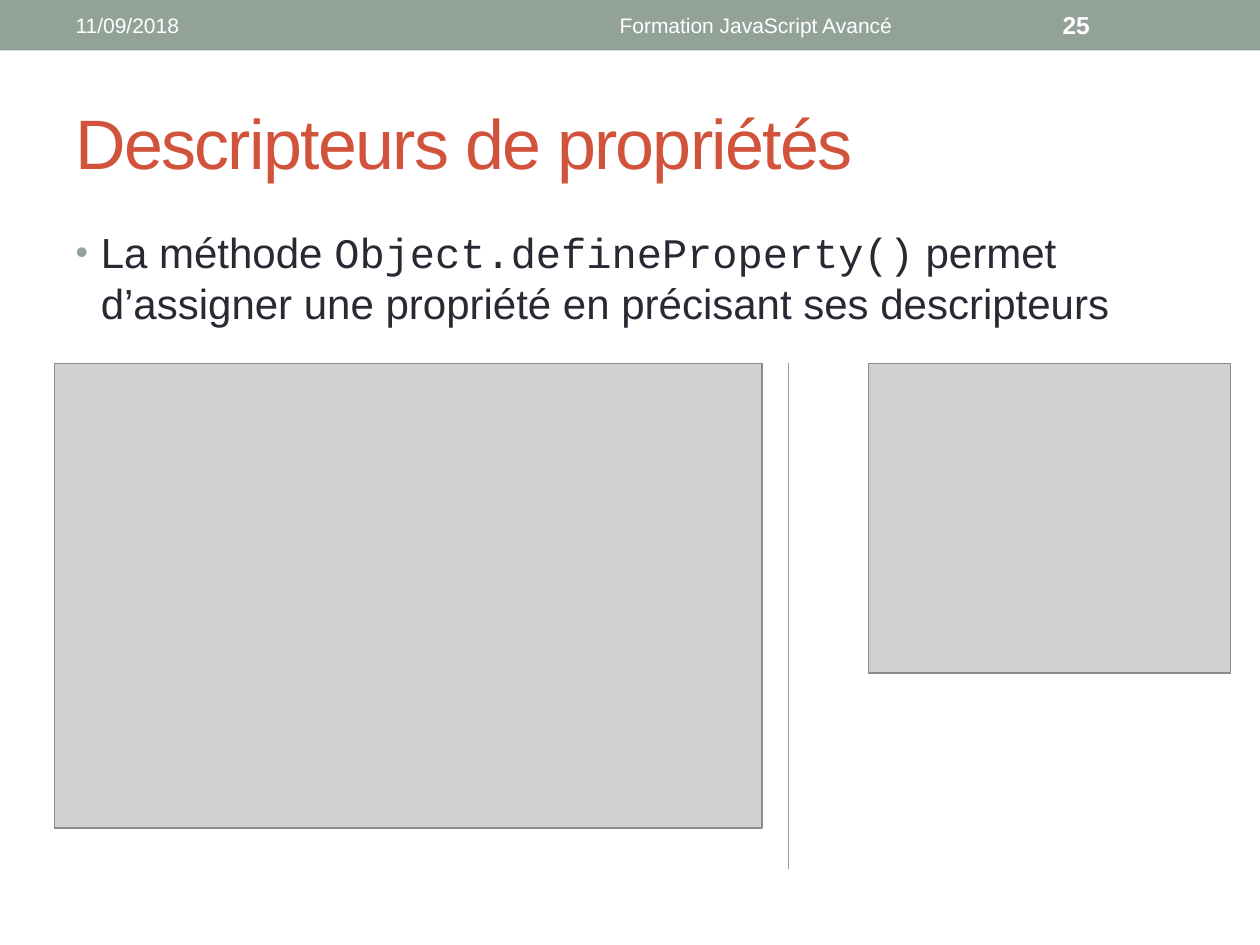
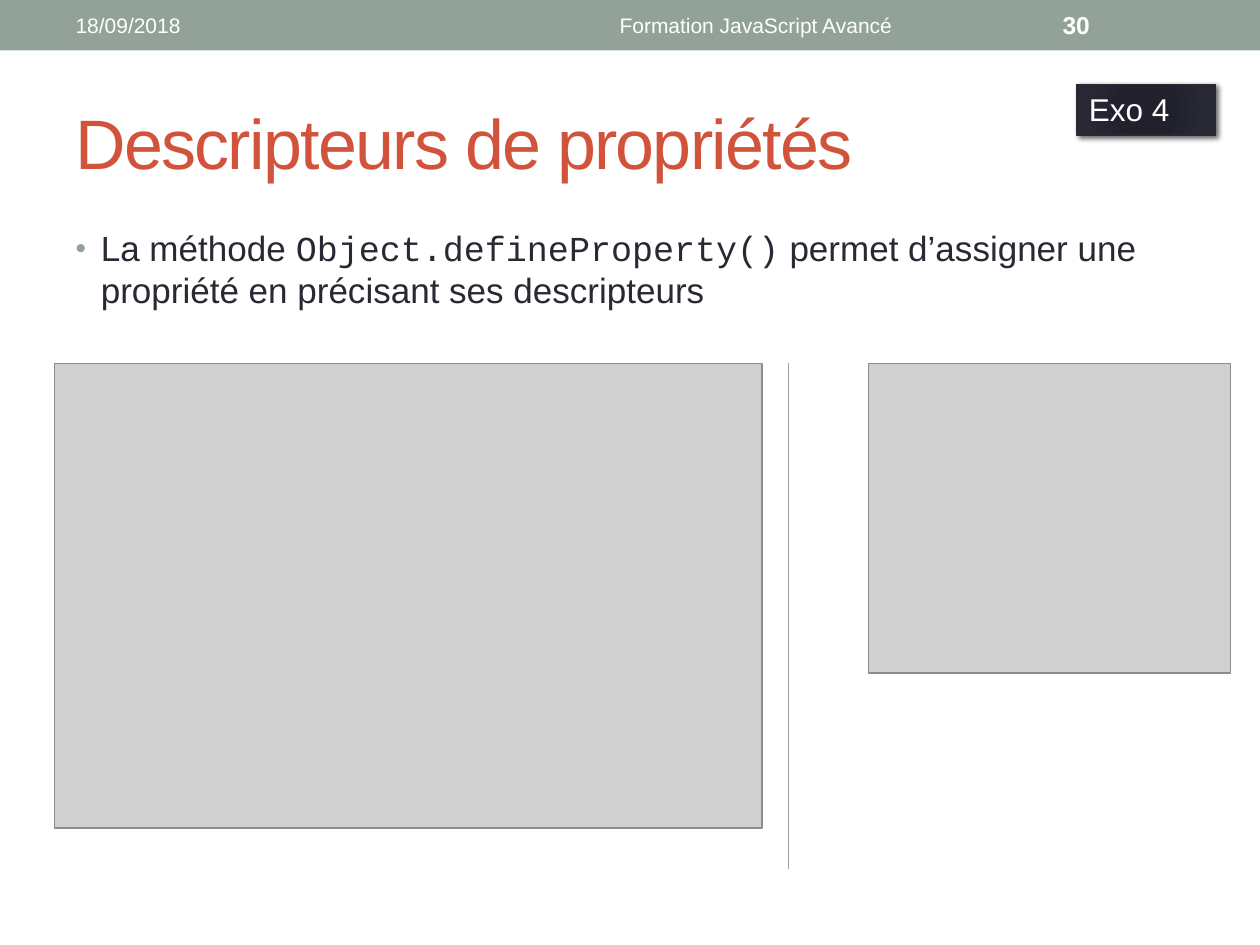
Before and after one commit to worldline/JS-Training, a slide deck: slide 30 of presenter_slides.pptx (slide 25 before the commit). Drawn at 1260x945 pixels with LibreOffice and Linux fonts; fonts in the diff are those of the drawing; grey boxes stand for pictures. Boxes give left, top, right and bottom in pixels: in the first picture for what was removed or moved away, otherwise in the second. Text is boxed around its words. In the diff, an @@ line names an element or a change of style, - is before the commit and + after.

```diff
--- a/presenter_slides.pptx
+++ b/presenter_slides.pptx
@@ text at bbox=[76, 18, 181, 33]: text changed @@
-11/09/2018
+18/09/2018
@@ page number at bbox=[1063, 17, 1090, 34]: text changed @@
-25
+30
@@ rectangle added at bbox=[1076, 84, 1215, 135], fill gradient #21212F to #21212E to #252534 to #292934, outline #292934 0.75 pt, 18 pt, text #FFFFFF @@
+Exo 4
@@ text "La méthode Object.defineProperty() permet d’assigner ..." at bbox=[101, 235, 1136, 310]: size 24 to 20 pt @@
```
Also in this commit, not shown: 30 other slides changed, 40 slides added.
